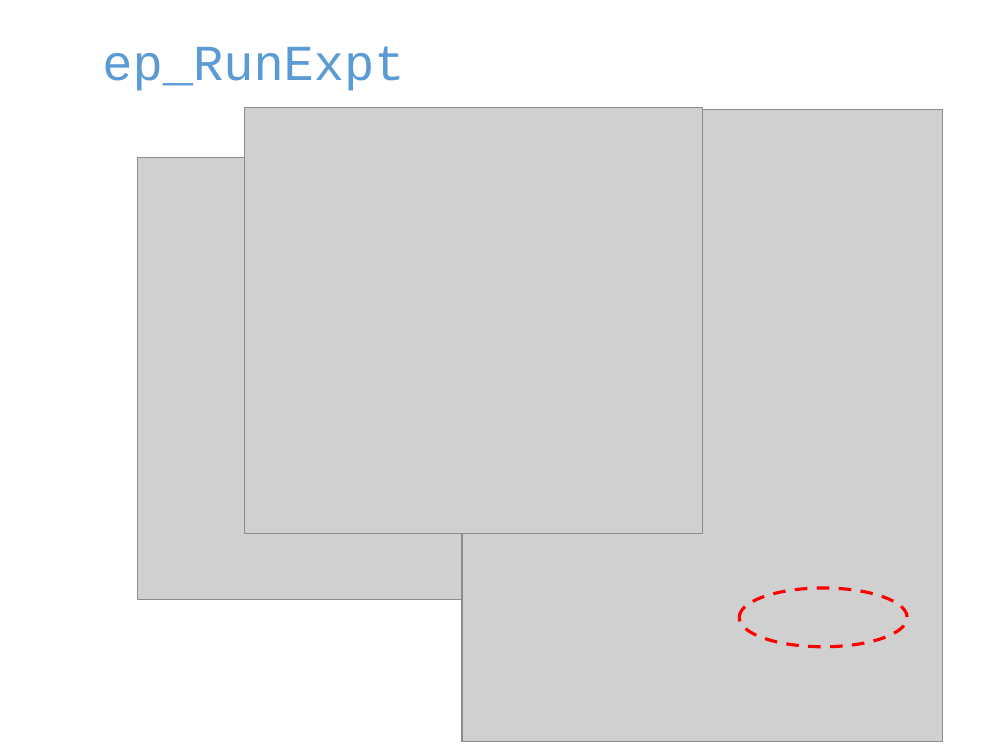
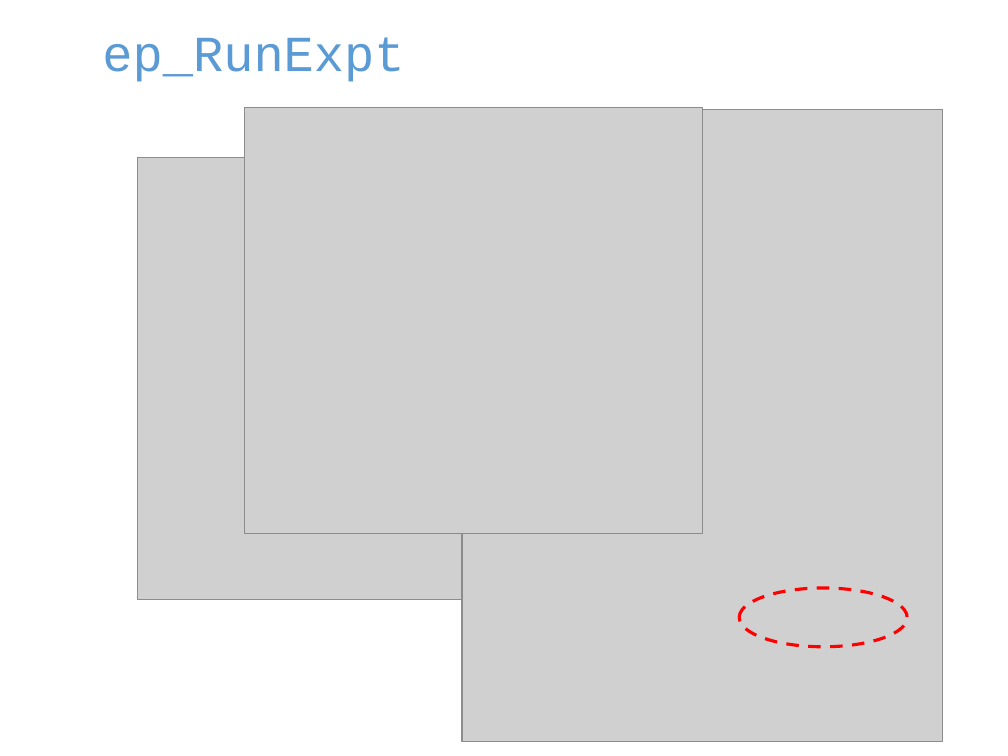
Before and after one commit to dstolz/epsych, a slide deck: slide 37 of trunk/Intro_to_ElectroPsych_Toolbox.pptx (slide 30 before the commit). Drawn at 1008x756 pixels with LibreOffice and Linux fonts; fonts in the diff are those of the drawing; grey boxes stand for pictures. Boxes give left, top, right and bottom in pixels: in the first picture for what was removed or moved away, otherwise in the second. Text is boxed around its words. In the diff, an @@ line names an element or a change of style, - is before the commit and + after.

```diff
--- a/trunk/Intro_to_ElectroPsych_Toolbox.pptx
+++ b/trunk/Intro_to_ElectroPsych_Toolbox.pptx
@@ text "ep_RunExpt" moved from (x1=102, y1=46, x2=404, y2=91) to (x1=102, y1=37, x2=404, y2=82) @@
```
Also in this commit, not shown: 3 other slides changed, 9 slides added, 1 slide removed, 4 other files.
